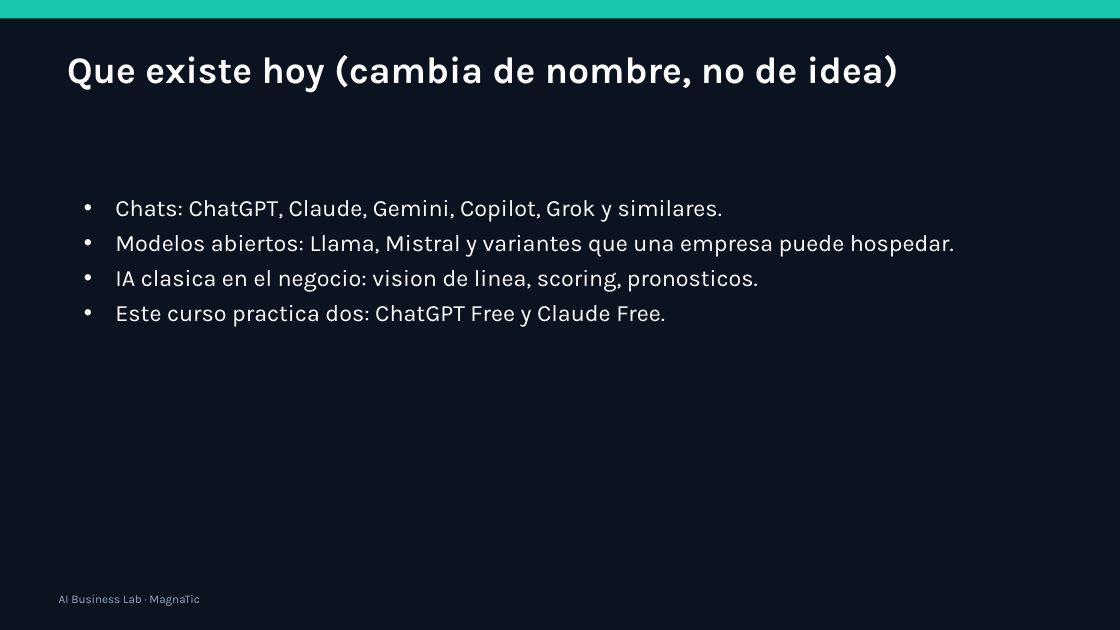
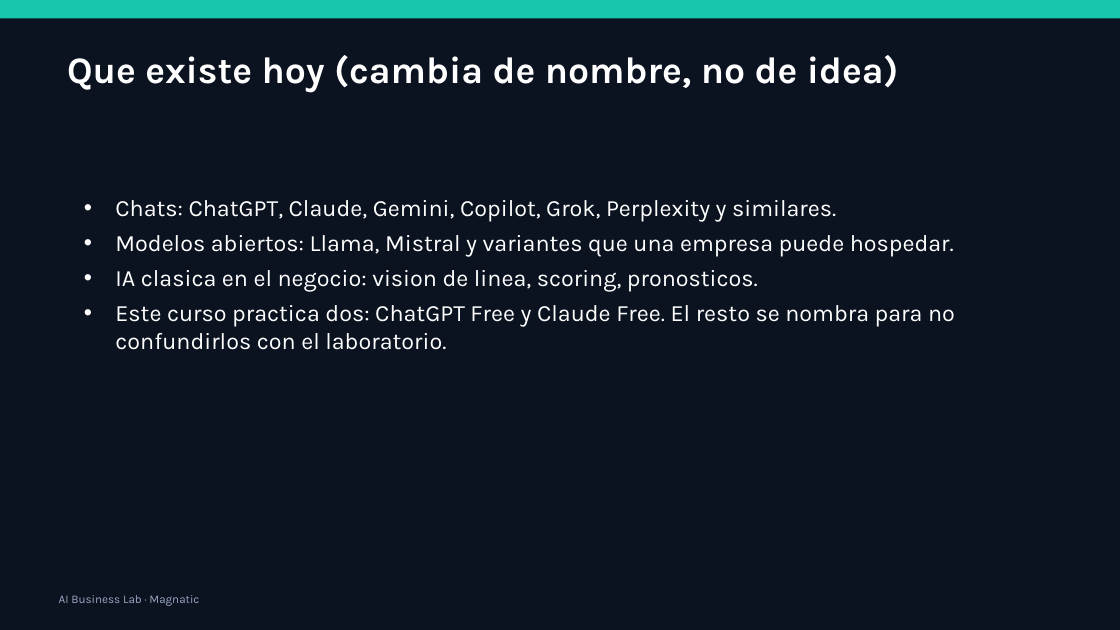
Before and after one commit to xander0408/CURSOS, a slide deck: slide 15 of AI-Business-Lab-Presentacion.pptx. Drawn at 1120x630 pixels with LibreOffice and Linux fonts; fonts in the diff are those of the drawing. Boxes give left, top, right and bottom in pixels: in the first picture for what was removed or moved away, otherwise in the second. Text is boxed around its words. In the diff, an @@ line names an element or a change of style, - is before the commit and + after.

```diff
--- a/AI-Business-Lab-Presentacion.pptx
+++ b/AI-Business-Lab-Presentacion.pptx
@@ text at box(115, 200, 836, 221): text changed @@
-• Chats: ChatGPT, Claude, Gemini, Copilot, Grok y similares.
+• Chats: ChatGPT, Claude, Gemini, Copilot, Grok, Perplexity y similares.
@@ text at box(115, 305, 955, 350): text changed @@
-• Este curso practica dos: ChatGPT Free y Claude Free.
+• Este curso practica dos: ChatGPT Free y Claude Free. El resto se nombra para no confundirlos con el laboratorio.
@@ text at box(59, 595, 199, 606): text changed @@
-AI Business Lab · MagnaTic
+AI Business Lab · Magnatic
```
Also in this commit, not shown: 67 other slides changed, 9 slides added, 24 other files.
